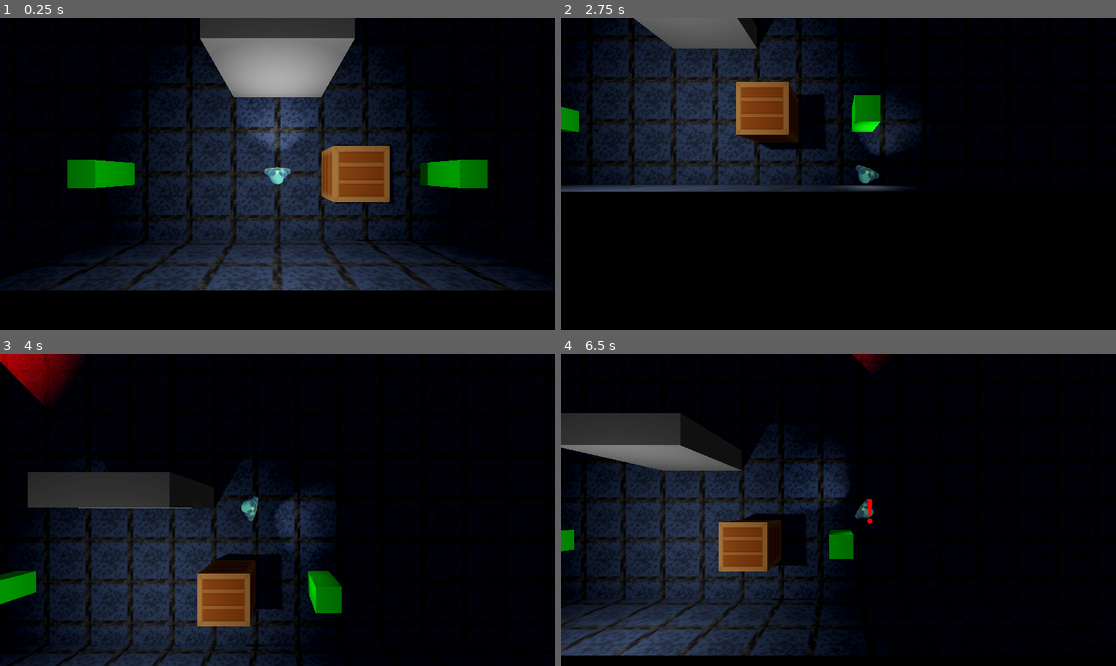
Above: before the commit, frames 1-4 (two rows, left to right).
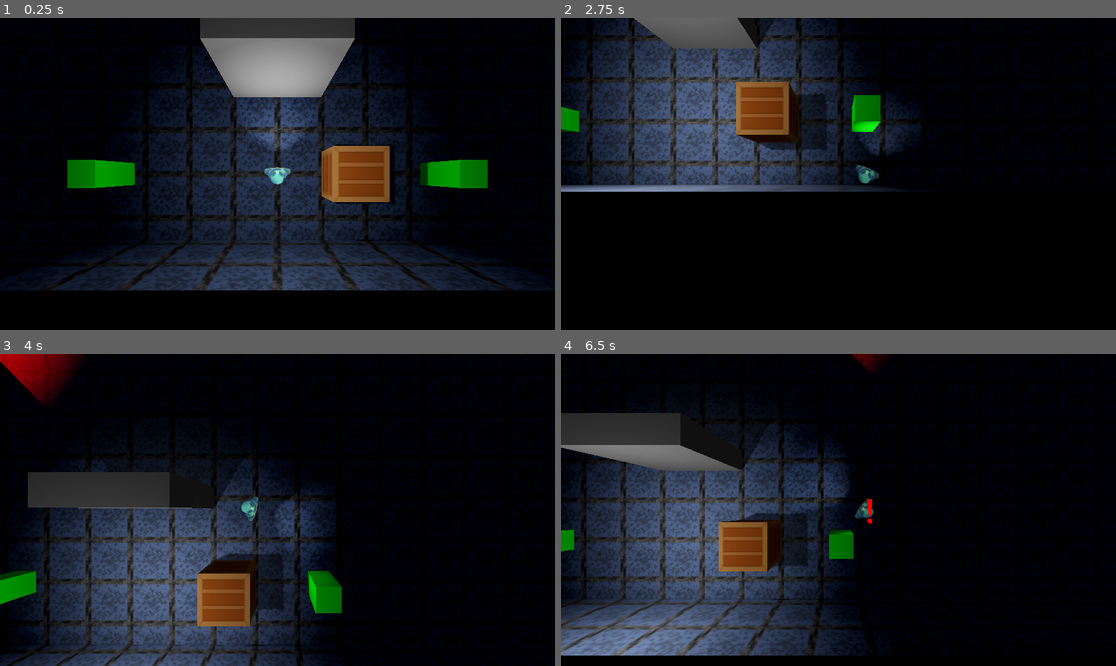
Above: after the commit, the same moments.

Repository: Evanator05/albertagamejam2023
Game: Godot game, scene res://Scenes/Level.tscn
Same seed, same stepped clock (60 frames per second), same inputs: the game is played once before the commit and once after it. The engine's default icon, where the game draws it, is replaced by a stand-in: a white triangle on a blue panel in a dark square.
Inputs (mouse positions are in pixels of both pictures, inside the frame that each line leads up to):
- Up to frame 1 (0.25 s): no input
- Up to frame 2 (2.75 s): move the mouse to (960, 158) at 0.52 s; hold D (moveRight) 0.53-1.28 s; tap E (interact) at 0.6, 1.35, 2.1 s; move the mouse to (727, 189) at 1.27 s; hold S (moveDown) 1.28-2.03 s; move the mouse to (894, 105) at 2.02 s; hold D (moveRight) from 2.03 s (still down)
- Up to frame 3 (4 s): move the mouse to (249, 572) at 2.77 s; release D (moveRight) at 2.78 s; hold W (moveUp) 2.78-3.53 s; tap E (interact) at 2.85, 3.6 s; move the mouse to (444, 556) at 3.52 s; hold A (moveLeft) from 3.53 s (still down)
- Up to frame 4 (6.5 s): move the mouse to (672, 463) at 4.27 s; tap E (interact) at 4.35, 5.1, 5.85 s; move the mouse to (866, 510) at 5.02 s; release A (moveLeft) at 5.03 s; hold S (moveDown) 5.03-5.78 s; move the mouse to (755, 432) at 5.77 s; hold D (moveRight) from 5.78 s (still down)

The runs differ from the first frame. In frame 1, less than 0.1% of the frame differs, in the area x 60-67%, y 40-60%; in frame 2, 14%; in frame 3, 15%; in frame 4, 18%, in the area x 0-46%, y 26-97%.

Commit message:
Re-add elevator and merge

Diff:
--- a/Objects/Elevator.gd
+++ b/Objects/Elevator.gd
@@ -1,6 +1,7 @@
 extends StaticBody3D
 
 @onready var startingPos = self.global_transform.origin
+@onready var level = get_parent()
 @export var offset:Vector3 = Vector3()
 
 func _process(delta):
@@ -10,6 +11,7 @@
 	if (body is Player):
 		# Go to next Level
 		body.state = body.frozen
-		var tween = get_tree().create_tween()
-		tween.tween_property(self, "offset:y", 10, 5)
-		#Levels.next_level();
+		#var tween = get_tree().create_tween()
+		#print(level)
+#		tween.tween_property(level, "glo", 10, 5)
+		Levels.nextLevel();
--- a/Scenes/Level.tscn
+++ b/Scenes/Level.tscn
@@ -1,17 +1,18 @@
-[gd_scene load_steps=18 format=3 uid="uid://cu6yi1pxoioyp"]
+[gd_scene load_steps=19 format=3 uid="uid://cu6yi1pxoioyp"]
 
 [ext_resource type="PackedScene" uid="uid://b2av77eexy866" path="res://Objects/Enemy.tscn" id="1_hkow6"]
 [ext_resource type="PackedScene" uid="uid://dpikd35h2mjce" path="res://Objects/Player.tscn" id="1_tdowx"]
 [ext_resource type="Material" uid="uid://blsyleb4hu5g2" path="res://Materials/concrete.material" id="2_m8iry"]
 [ext_resource type="PackedScene" uid="uid://b5jhlu5cuucef" path="res://Objects/Button.tscn" id="4_gk0ah"]
-[ext_resource type="PackedScene" uid="uid://ccoersjsjhk7s" path="res://Objects/Camera.tscn" id="5_f3vmu"]
+[ext_resource type="PackedScene" path="res://Objects/Camera.tscn" id="5_f3vmu"]
 [ext_resource type="PackedScene" uid="uid://c1rkum0jnbvdo" path="res://Objects/Door.tscn" id="5_hsegn"]
 [ext_resource type="PackedScene" uid="uid://dj7iccj4gx0yh" path="res://Objects/Buttons/MultiButton.tscn" id="5_nq42l"]
-[ext_resource type="PackedScene" uid="uid://cnq0cu8t4e7ww" path="res://Objects/Box.tscn" id="8_48acx"]
+[ext_resource type="PackedScene" path="res://Objects/Box.tscn" id="8_48acx"]
 [ext_resource type="Texture2D" uid="uid://c0x103i73yd21" path="res://Textures/Exit Texture ( detailed ).png" id="9_88ykb"]
 [ext_resource type="Script" path="res://Scenes/UI.gd" id="10_unbmj"]
 [ext_resource type="Script" path="res://Scenes/InvContainer.gd" id="11_8cea3"]
 [ext_resource type="PackedScene" uid="uid://cg5is6bo5csdd" path="res://Inventory/Slot.tscn" id="11_r2b1a"]
+[ext_resource type="PackedScene" uid="uid://bn5pu4gcmr0oj" path="res://Objects/Elevator.tscn" id="12_u71sj"]
 
 [sub_resource type="Environment" id="Environment_gyeoi"]
 background_mode = 1
@@ -52,6 +53,11 @@
 flip_faces = true
 size = Vector3(68, 4, 40)
 material = ExtResource("2_m8iry")
+
+[node name="CSGBox3D2" type="CSGBox3D" parent="NavigationRegion3D/CSGCombiner3D"]
+transform = Transform3D(1, 0, 0, 0, 1, 0, 0, 0, 1, 35, 6.95, -1.1)
+flip_faces = true
+size = Vector3(2, 20, 2)
 
 [node name="OmniLight3D" type="OmniLight3D" parent="."]
 transform = Transform3D(1, 0, 0, 0, 1, 0, 0, 0, 1, 0, 2, 0)
@@ -148,3 +154,6 @@
 [node name="Cloak" parent="UI/Inventory/InvContainer" instance=ExtResource("11_r2b1a")]
 visible = false
 layout_mode = 2
+
+[node name="Elevator" parent="." instance=ExtResource("12_u71sj")]
+transform = Transform3D(1, 0, 0, 0, 1, 0, 0, 0, 1, 35, -2.4, -1.1)
--- a/Scripts/Levels.gd
+++ b/Scripts/Levels.gd
@@ -2,10 +2,12 @@
 
 var currentLevel = 0;
 var levels = [
-	"res://Scenes/Level.tscn",
-	"res://Scenes/Level 1.tscn"
+	preload("res://Scenes/Level.tscn"),
+	preload("res://Scenes/Level 1.tscn"),
+	preload("res://Scenes/Level 2.tscn"),
+	preload("res://Scenes/Level 3.tscn")
 ];
 
 func nextLevel():
 	currentLevel+=1;
-	get_tree().change_scene(levels[currentLevel])
+	get_tree().change_scene_to_packed(levels[currentLevel])
